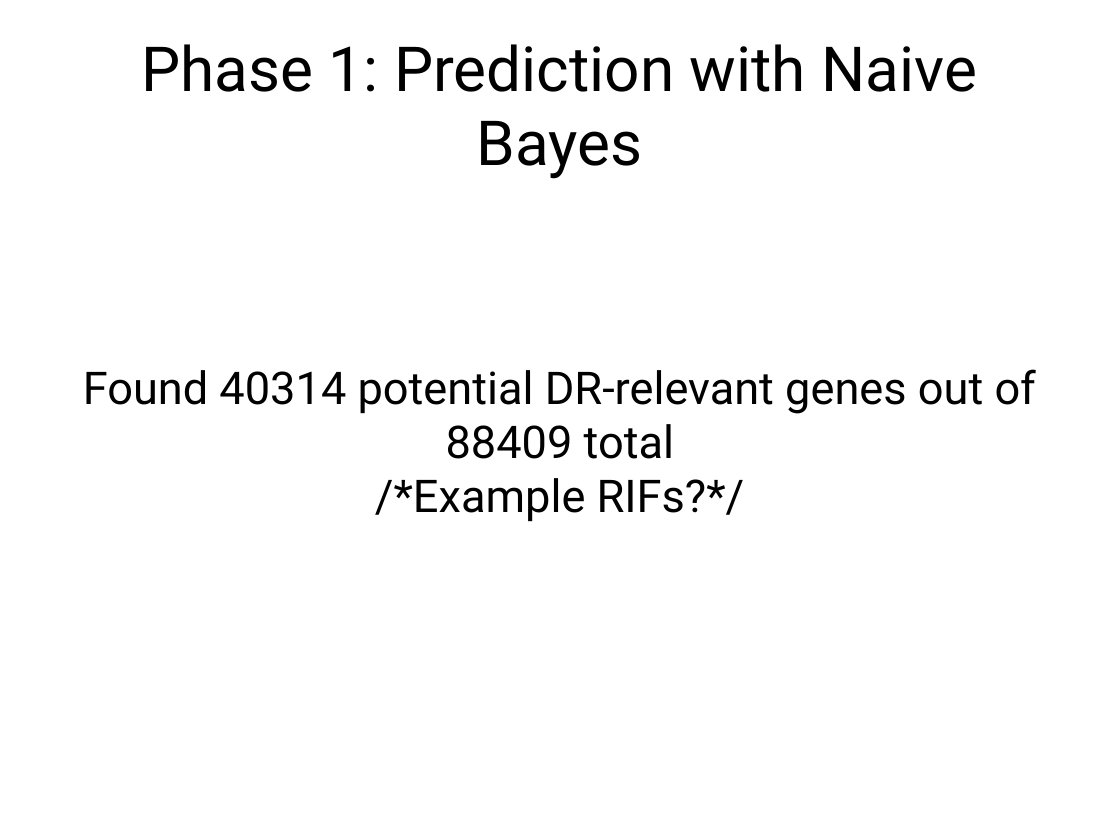
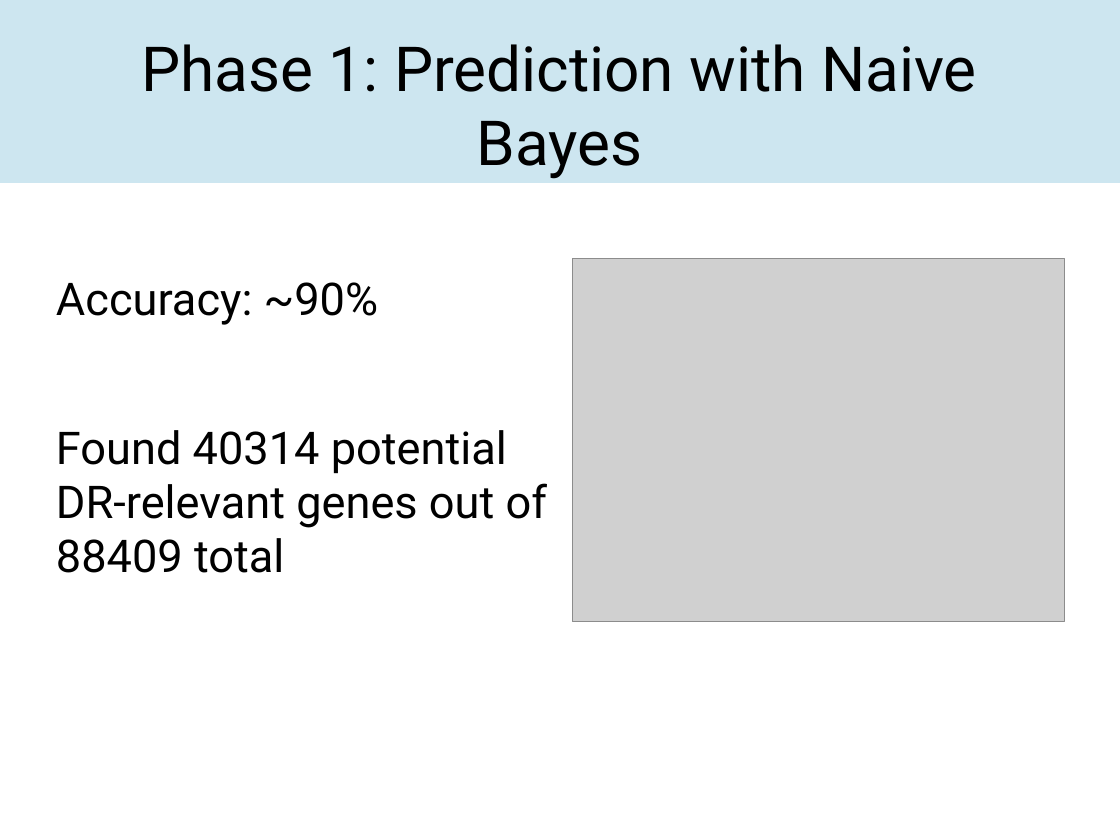
Before and after one commit to DeepwaterCreations/genDR-generif-analysis, a slide deck: slide 6 of presentation.odp (slide 8 before the commit). Drawn at 1120x840 pixels with LibreOffice and Linux fonts; fonts in the diff are those of the drawing; grey boxes stand for pictures. Boxes give left, top, right and bottom in pixels: in the first picture for what was removed or moved away, otherwise in the second. Text is boxed around its words. In the diff, an @@ line names an element or a change of style, - is before the commit and + after.

```diff
--- a/presentation.odp
+++ b/presentation.odp
@@ rectangle added at (x1=0, y1=0, x2=1120, y2=183), fill #CDE6F0 @@
@@ text "Accuracy: ~90%" at (x1=56, y1=282, x2=547, y2=573): vertical alignment middle to top @@
@@ picture added at (x1=572, y1=258, x2=1064, y2=622) @@
@@ text at (x1=56, y1=282, x2=379, y2=325): paragraph added @@
+Accuracy: ~90%
@@ text at (x1=56, y1=430, x2=547, y2=573): alignment centre to left; more space between paragraphs @@
@@ text at (x1=375, y1=478, x2=745, y2=522): paragraph removed @@
-/*Example RIFs?*/
```
Also in this commit, not shown: 6 other slides changed, 2 slides added, 4 slides removed.
